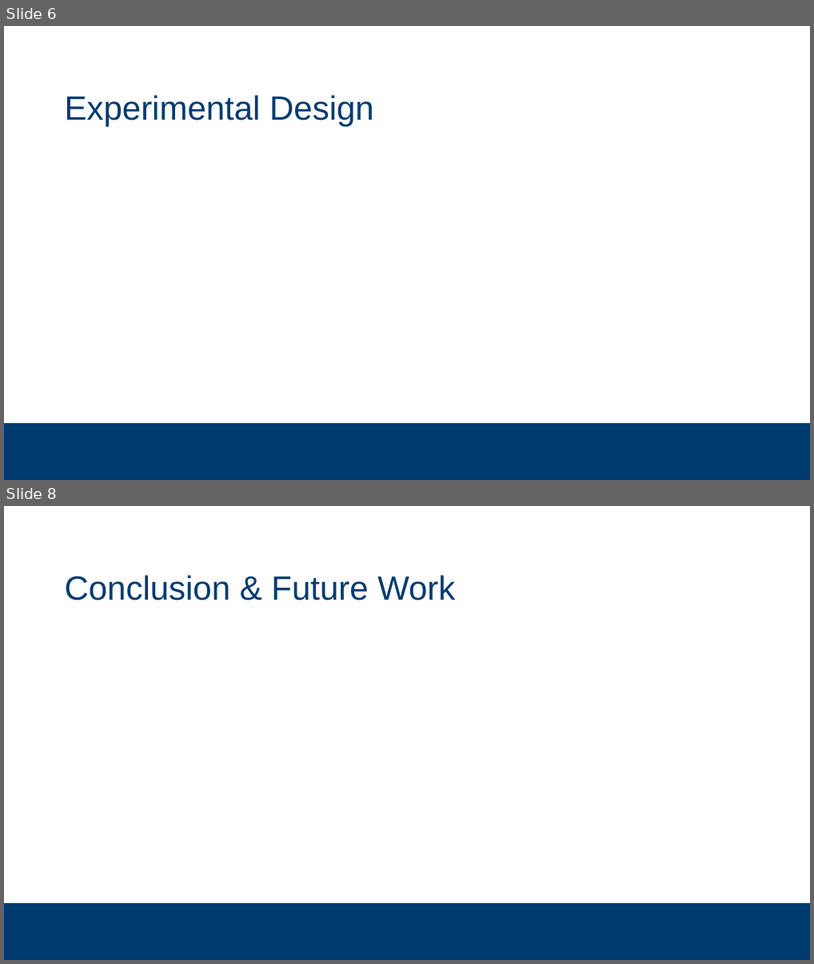
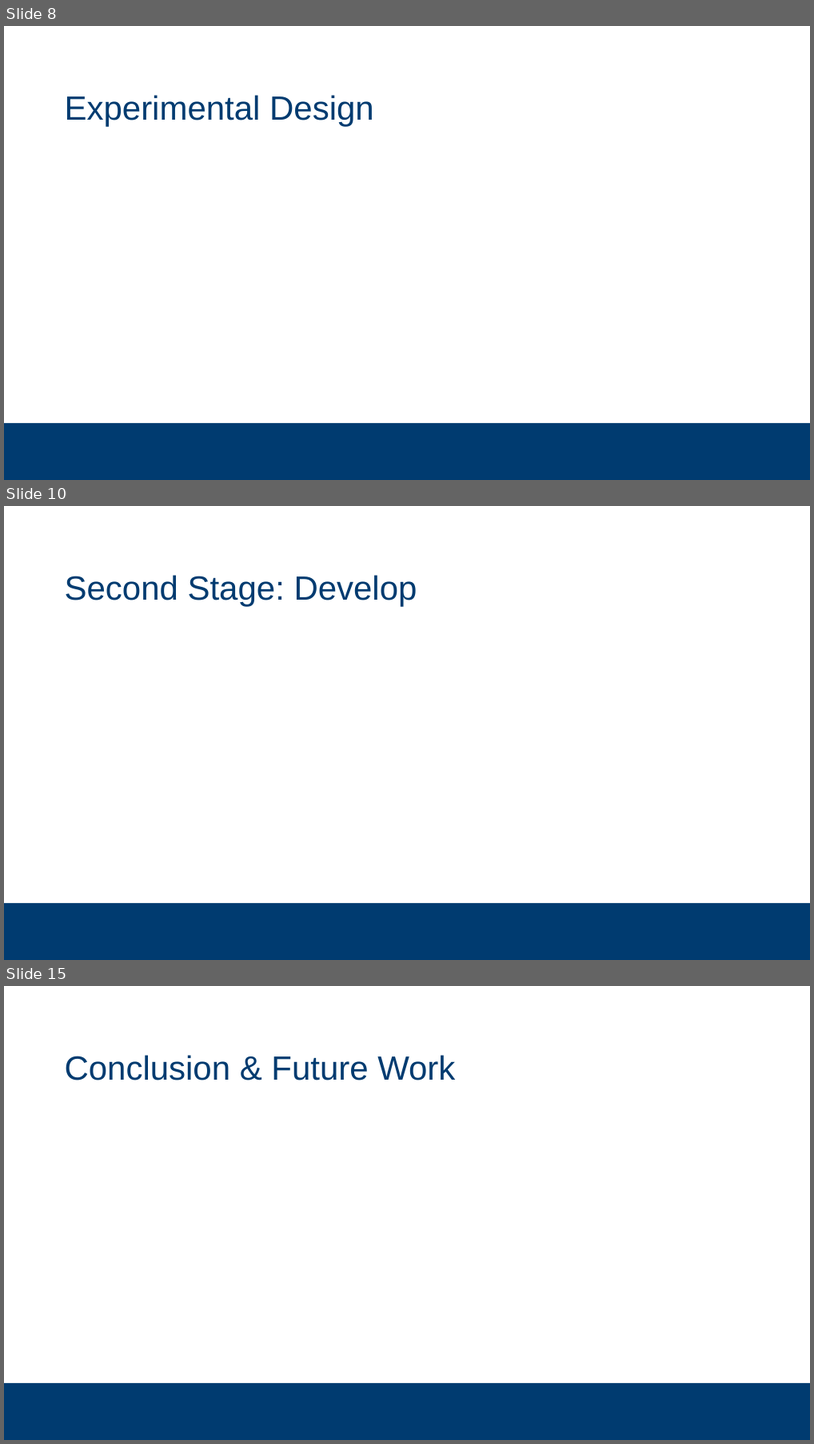
Before and after one commit to subsystem3/project, a slide deck: Final-Project-Team-2.pptx. Shown one above the other, each under a label of ours: slides 6 and 8 before the commit, slides 8, 10 and 15 after it; the slides between them are not shown. The pictures are 814x964 and 814x1444 pixels, drawn with LibreOffice and Linux fonts; fonts in the diff are those of the drawing; background and template pictures are left out. Boxes give left, top, right and bottom in pixels: in the first picture for what was removed or moved away, otherwise in the second. Text is boxed around its words. In the diff, an @@ line names an element or a change of style, - is before the commit and + after.

```diff
--- a/Final-Project-Team-2.pptx
+++ b/Final-Project-Team-2.pptx
@@ slide 10 added at (4, 506, 810, 960), background #FFFFFF; not listed: 1 template element that a slide beside it also shows @@
@@ title added at (65, 575, 418, 607), 40 pt, text #003B70 @@
+Second Stage: Develop
@@ what was slide 6 is now slide 8 @@
@@ what was slide 8 is now slide 15 @@
```
Also in this commit, not shown: 2 slides changed, 9 other slides added, 3 slides removed.
